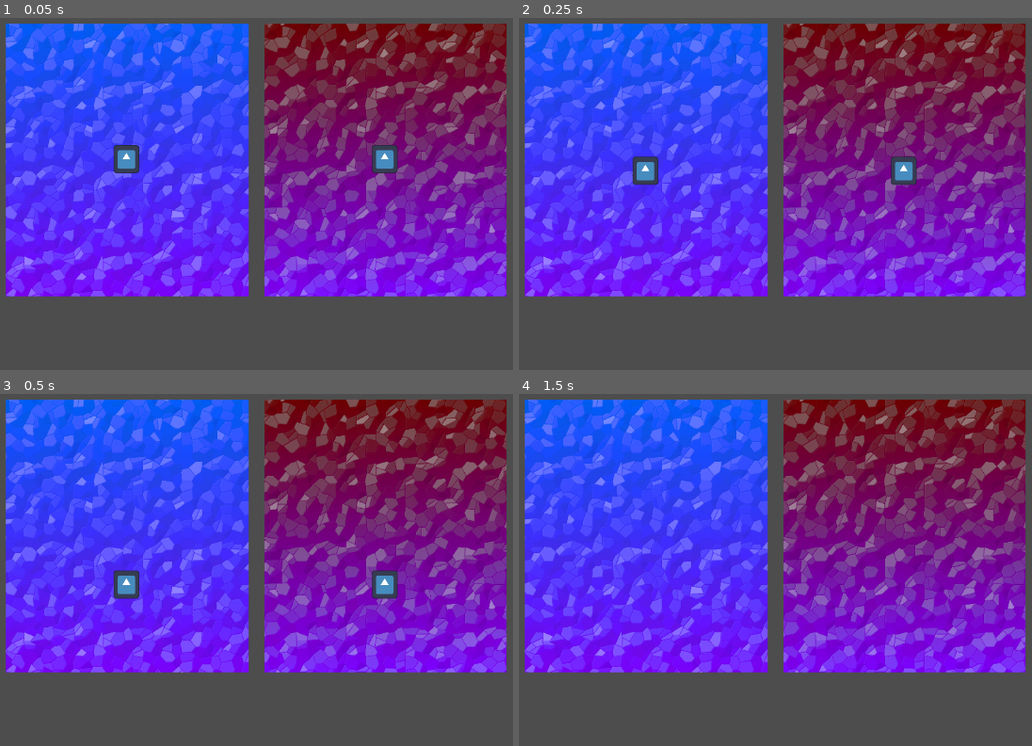
Above: before the commit, frames 1-4 (two rows, left to right).
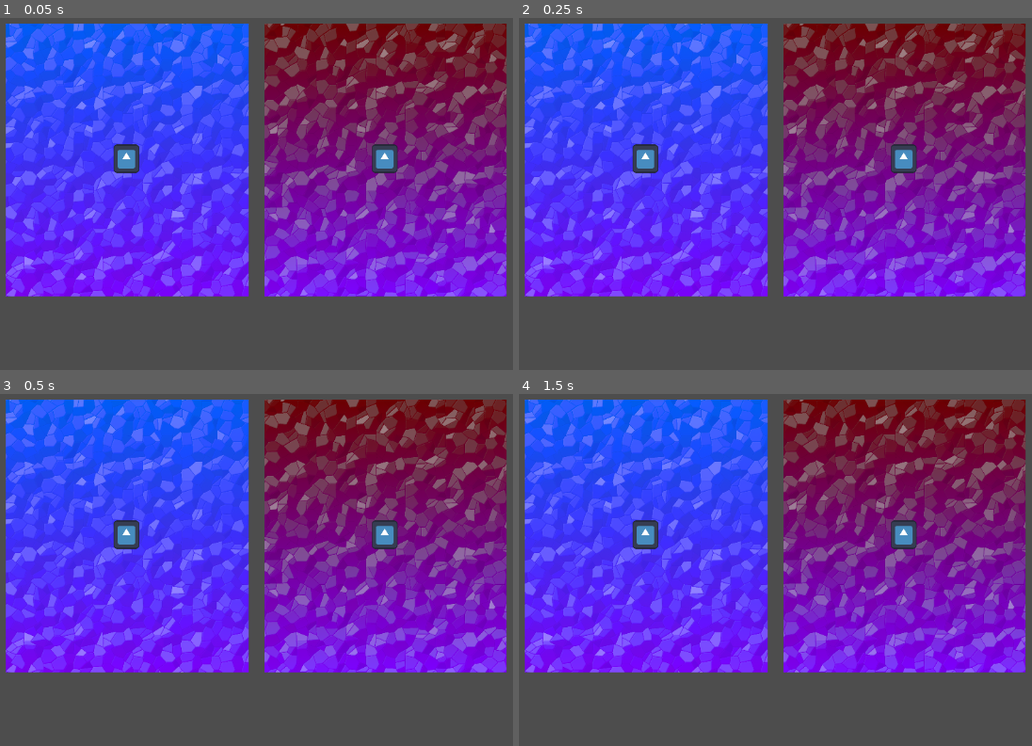
Above: after the commit, the same moments.

Repository: LegacyMD/xd_tower
Game: Godot game, scene res://scenes/root_scene.tscn
Two runs of this game, one before a commit and one after it. Both use one fixed random seed, a clock stepped at 60 frames per second and the inputs below. The engine's default icon, where the game draws it, is replaced by a stand-in: a white triangle on a blue panel in a dark square.
Inputs:
- Up to frame 1 (0.05 s): no input
- Up to frame 2 (0.25 s): no input
- Up to frame 3 (0.5 s): no input
- Up to frame 4 (1.5 s): no input

The runs differ from the first frame. In frame 1, less than 0.1% of the frame differs, in the area x 22-78%, y 35-45%; in frame 2, 0.9%; in frame 3, 1.7%, in the area x 22-78%, y 35-59%; in frame 4, 0.8%.

Commit message:
`RigidBody2D` -> `CharacterBody2D`

Diff:
--- a/scenes/player.tscn
+++ b/scenes/player.tscn
@@ -4,9 +4,9 @@
 [ext_resource type="Script" path="res://scenes/player.gd" id="1_vu3yy"]
 
 [sub_resource type="RectangleShape2D" id="RectangleShape2D_fvmdj"]
-size = Vector2(57, 65)
+size = Vector2(60, 66)
 
-[node name="Player" type="RigidBody2D"]
+[node name="Player" type="CharacterBody2D"]
 collision_mask = 6
 script = ExtResource("1_vu3yy")
 
@@ -15,5 +15,4 @@
 texture = ExtResource("1_0sng1")
 
 [node name="CollisionShape2D" type="CollisionShape2D" parent="."]
-position = Vector2(-0.5, -0.5)
 shape = SubResource("RectangleShape2D_fvmdj")
